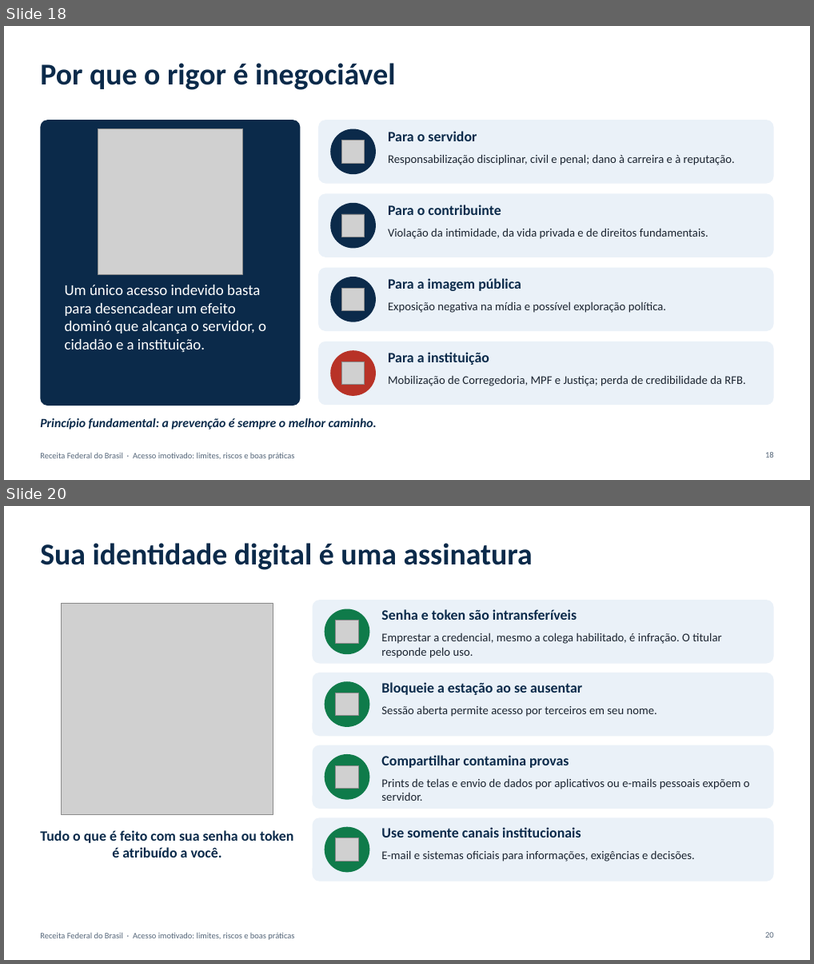
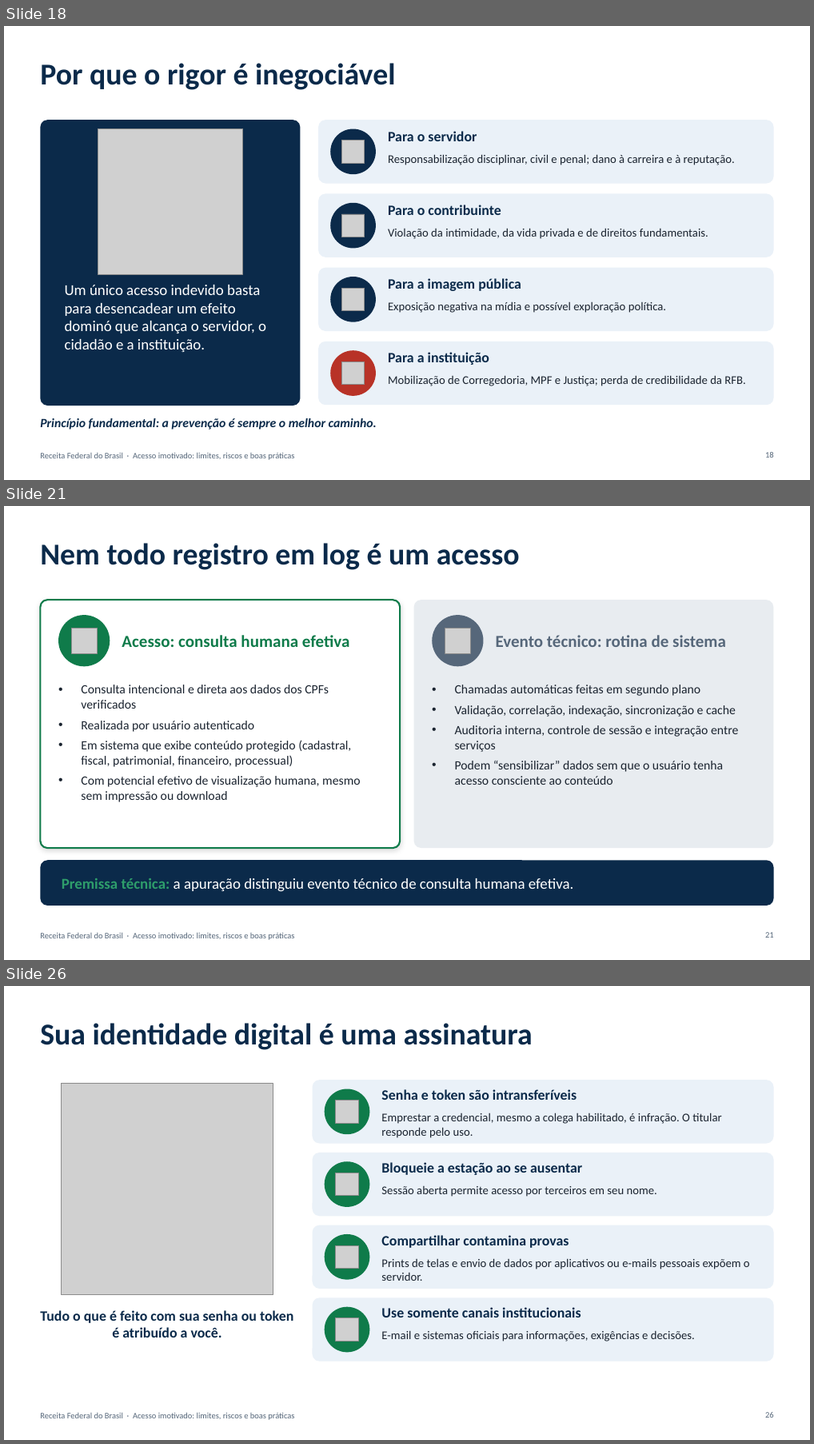
Before and after one commit to raphadesouzars-commits/desktop-tutorial, a slide deck: apresentacoes/Acesso_Imotivado_RFB.pptx. Shown one above the other, each under a label of ours: slides 18 and 20 before the commit, slides 18, 21 and 26 after it; the slides between them are not shown. The pictures are 814x964 and 814x1444 pixels, drawn with LibreOffice and Linux fonts; fonts in the diff are those of the drawing; grey boxes stand for pictures. Boxes give left, top, right and bottom in pixels: in the first picture for what was removed or moved away, otherwise in the second. Text is boxed around its words. In the diff, an @@ line names an element or a change of style, - is before the commit and + after.

```diff
--- a/apresentacoes/Acesso_Imotivado_RFB.pptx
+++ b/apresentacoes/Acesso_Imotivado_RFB.pptx
@@ slide 21 added at (x1=4, y1=506, x2=810, y2=960), background #FFFFFF; not listed: 1 template element that a slide beside it also shows @@
@@ title added at (x1=40, y1=543, x2=520, y2=570), 36 pt, text #0B2A4A, bold @@
+Nem todo registro em log é um acesso
@@ rounded rectangle added at (x1=40, y1=600, x2=400, y2=848), fill #FFFFFF, outline #0F7B4A 2 pt @@
@@ rounded rectangle added at (x1=414, y1=600, x2=774, y2=848), fill #E8ECF0 @@
@@ ellipse added at (x1=58, y1=615, x2=110, y2=666), fill #0F7B4A @@
@@ ellipse added at (x1=432, y1=615, x2=484, y2=666), fill #56677A @@
@@ picture added at (x1=71, y1=628, x2=97, y2=653) @@
@@ text added at (x1=122, y1=635, x2=350, y2=647), 20 pt, text #0F7B4A, bold @@
+Acesso: consulta humana efetiva
@@ picture added at (x1=445, y1=628, x2=470, y2=653) @@
@@ text added at (x1=496, y1=635, x2=726, y2=647), 20 pt, text #56677A, bold @@
+Evento técnico: rotina de sistema
@@ text added at (x1=81, y1=684, x2=360, y2=802), 15 pt, text #1B2430 @@
+• Consulta intencional e direta aos dados dos CPFs verificados
+• Realizada por usuário autenticado
+• Em sistema que exibe conteúdo protegido (cadastral, fiscal, patrimonial, financeiro, processual)
+• Com potencial efetivo de visualização humana, mesmo sem impressão ou download
@@ text added at (x1=455, y1=684, x2=738, y2=784), 15 pt, text #1B2430 @@
+• Chamadas automáticas feitas em segundo plano
+• Validação, correlação, indexação, sincronização e cache
+• Auditoria interna, controle de sessão e integração entre serviços
+• Podem “sensibilizar” dados sem que o usuário tenha acesso consciente ao conteúdo
@@ rounded rectangle added at (x1=40, y1=860, x2=774, y2=905), fill #0B2A4A @@
@@ text added at (x1=62, y1=878, x2=574, y2=892), 18 pt, text #FFFFFF @@
+Premissa técnica: a apuração distinguiu evento técnico de consulta humana efetiva.
@@ page number added at (x1=766, y1=932, x2=774, y2=937), 10 pt, text #56677A @@
+21
@@ what was slide 20 is now slide 26 @@
```
Also in this commit, not shown: 2 slides changed, 5 other slides added.
